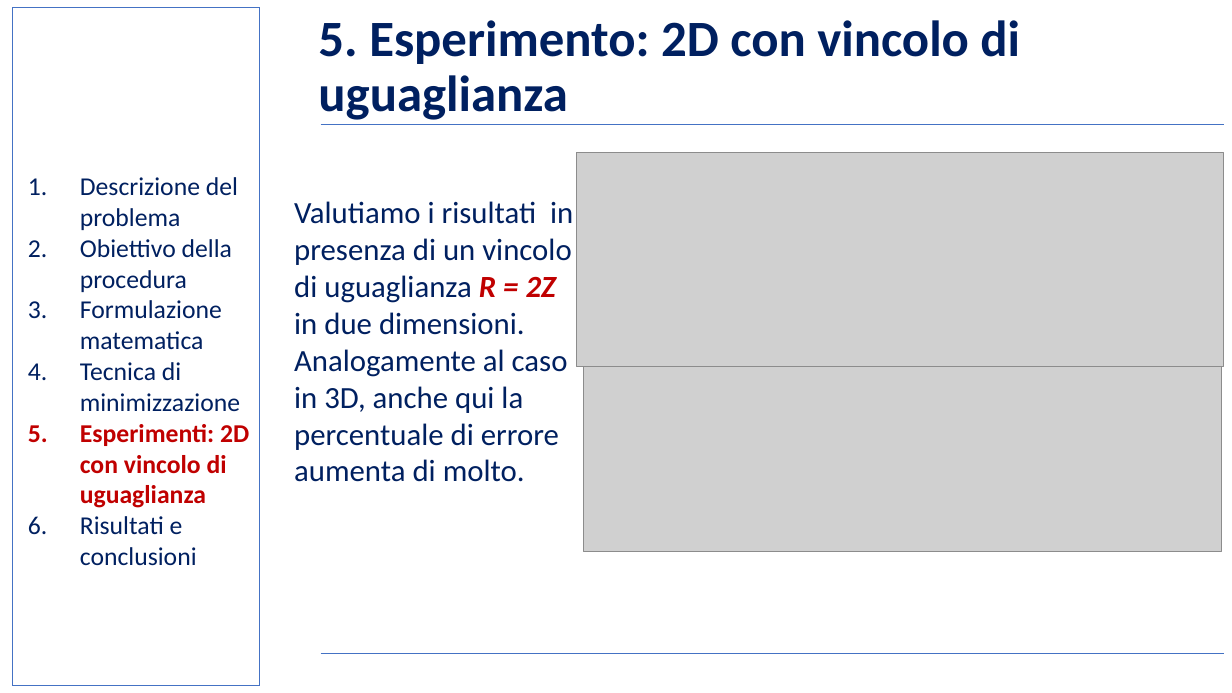
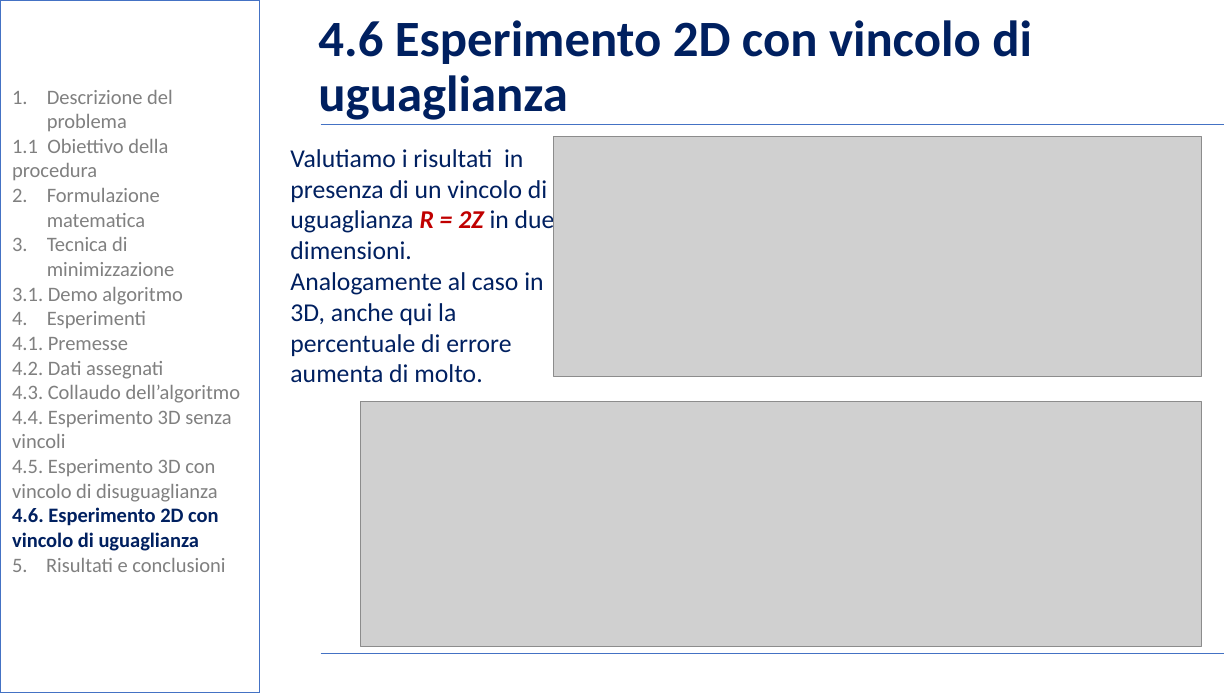
Before and after one commit to BernardoGiordano/NelderMeadMethod, a slide deck: slide 18 of writeup/Slides.pptx (slide 17 before the commit). Drawn at 1232x693 pixels with LibreOffice and Linux fonts; fonts in the diff are those of the drawing; grey boxes stand for pictures; background and template pictures are left out. Boxes give left, top, right and bottom in pixels: in the first picture for what was removed or moved away, otherwise in the second. Text is boxed around its words. In the diff, an @@ line names an element or a change of style, - is before the commit and + after.

```diff
--- a/writeup/Slides.pptx
+++ b/writeup/Slides.pptx
@@ rectangle: place and size @@
-rectangle at [13, 7, 260, 686]
+rectangle at [0, 0, 260, 693]
@@ rectangle at [0, 0, 260, 693]: fill none to #FFFFFF at 50% opacity @@
@@ title at [318, 20, 1032, 120]: text changed @@
-5. Esperimento: 2D con vincolo di uguaglianza
+4.6 Esperimento 2D con vincolo di uguaglianza
@@ text "Descrizione del problema": place and size @@
-text "Descrizione del problema" at [80, 177, 249, 566]
+text "Descrizione del problema" at [12, 90, 241, 572]
@@ text at [47, 90, 175, 276]: size 20 to 16 pt, text colour #002060 to #808080 in "Descrizione del problema", "Formulazione matematica", "Tecnica di minimizzazione"; indent changed @@
@@ text at [12, 139, 168, 180]: text changed; size 20 to 16 pt; text colour #002060 to #808080 @@
-2. Obiettivo della procedura
+1.1 Obiettivo della procedura
@@ text "Valutiamo i risultati in presenza ...": place and size @@
-text "Valutiamo i risultati in presenza ..." at [294, 201, 573, 482]
+text "Valutiamo i risultati in presenza ..." at [290, 149, 555, 383]
@@ text "Valutiamo i risultati in presenza ..." at [290, 149, 555, 383]: size 24 to 20 pt @@
@@ picture: place and size @@
-picture at [576, 152, 1224, 367]
+picture at [555, 137, 1202, 376]
@@ text at [12, 287, 241, 572]: text changed; size 20 to 16 pt; text colour #C00000 to #808080; bold off @@
-5. Esperimenti: 2D con vincolo di uguaglianza
-6. Risultati e conclusioni
+3.1. Demo algoritmo
+4. Esperimenti
+4.1. Premesse
+4.2. Dati assegnati
+4.3. Collaudo dell’algoritmo
+4.4. Esperimento 3D senza vincoli
+4.5. Esperimento 3D con vincolo di disuguaglianza
+4.6. Esperimento 2D con vincolo di uguaglianza
+5. Risultati e conclusioni
@@ picture removed at [583, 367, 1222, 552] @@
@@ picture added at [360, 402, 1202, 646] @@
```
Also in this commit, not shown: 18 other slides changed, 1 slide added, 3 other files.
